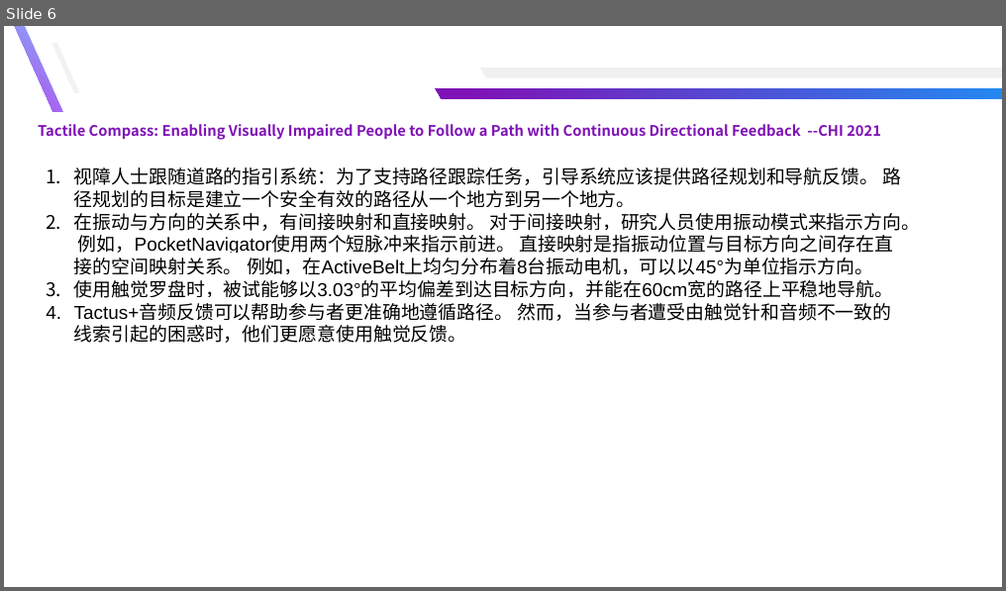
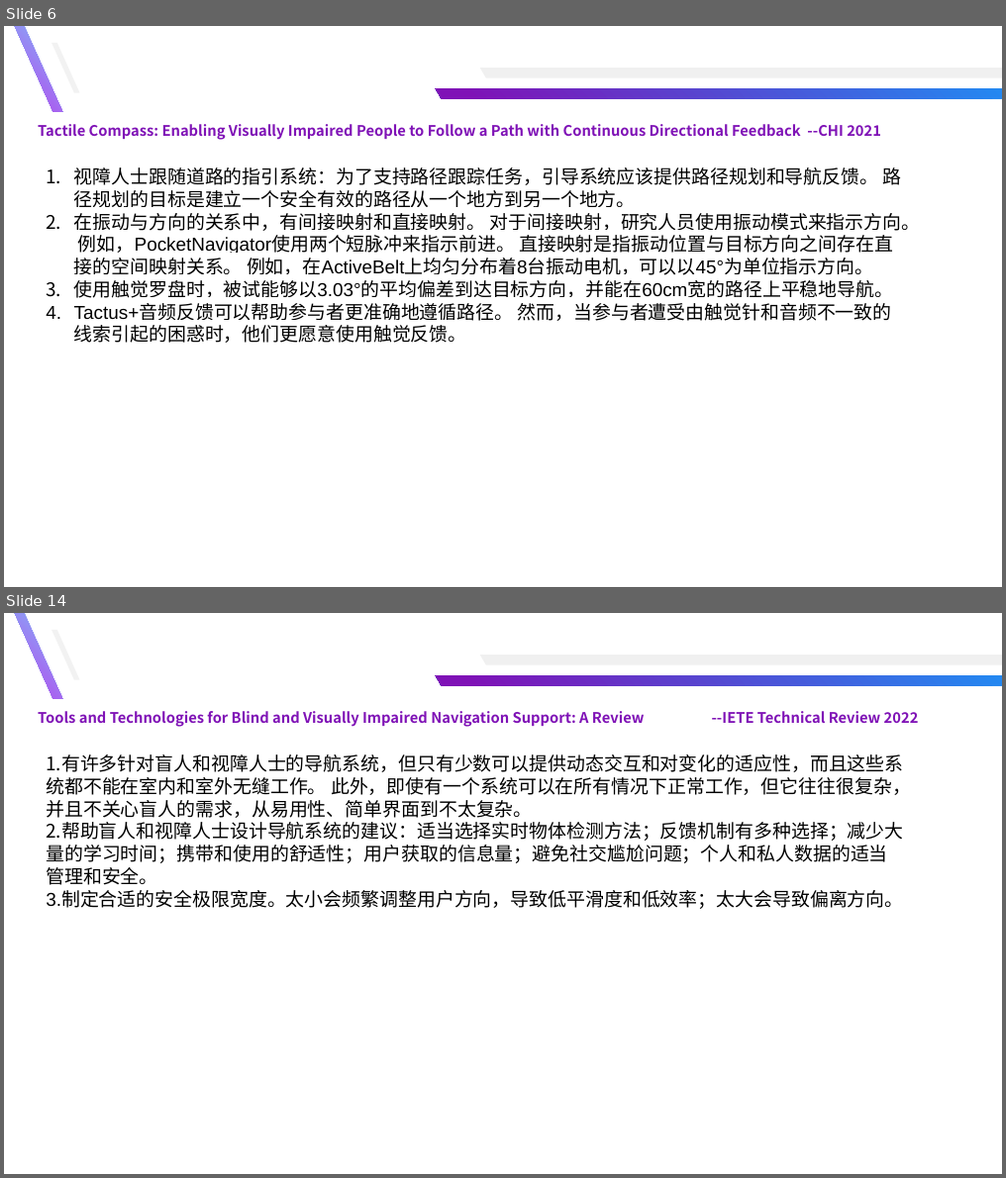
Before and after one commit to yuyongsong/Paper, a slide deck: 记录.pptx. Shown one above the other, each under a label of ours: slide 6 before the commit, slides 6 and 14 after it; the slides between them are not shown. The pictures are 1006x591 and 1006x1178 pixels, drawn with LibreOffice and Linux fonts; fonts in the diff are those of the drawing. Boxes give left, top, right and bottom in pixels: in the first picture for what was removed or moved away, otherwise in the second. Text is boxed around its words. In the diff, an @@ line names an element or a change of style, - is before the commit and + after.

```diff
--- a/记录.pptx
+++ b/记录.pptx
@@ slide 14 added at [4, 613, 1002, 1174], background #FFFFFF @@
@@ freeform shape added at [15, 613, 62, 699], fill gradient #81BDF8 to #B543ED @@
@@ freeform shape added at [52, 630, 80, 679], fill #F2F2F2 @@
@@ freeform shape added at [480, 655, 1002, 665], fill #F0F0F0 @@
@@ freeform shape added at [436, 676, 1002, 686], fill gradient #228AF2 to #7F12B6 @@
@@ text added at [38, 711, 919, 727], 14 pt, text #7F12B6, bold @@
+Tools and Technologies for Blind and Visually Impaired Navigation Support: A Review --IETE Technical Review 2022
@@ text added at [46, 755, 911, 909], 18 pt, text #000000 @@
+1.有许多针对盲人和视障人士的导航系统，但只有少数可以提供动态交互和对变化的适应性，而且这些系统都不能在室内和室外无缝工作。 此外，即使有一个系统可以在所有情况下正常工作，但它往往很复杂，并且不关心盲人的需求，从易用性、简单界面到不太复杂。
+2.帮助盲人和视障人士设计导航系统的建议：适当选择实时物体检测方法；反馈机制有多种选择；减少大量的学习时间；携带和使用的舒适性；用户获取的信息量；避免社交尴尬问题；个人和私人数据的适当管理和安全。
+3.制定合适的安全极限宽度。太小会频繁调整用户方向，导致低平滑度和低效率；太大会导致偏离方向。
```
Also in this commit, not shown: 1 slide changed, 6 other slides added, 20 other files.
